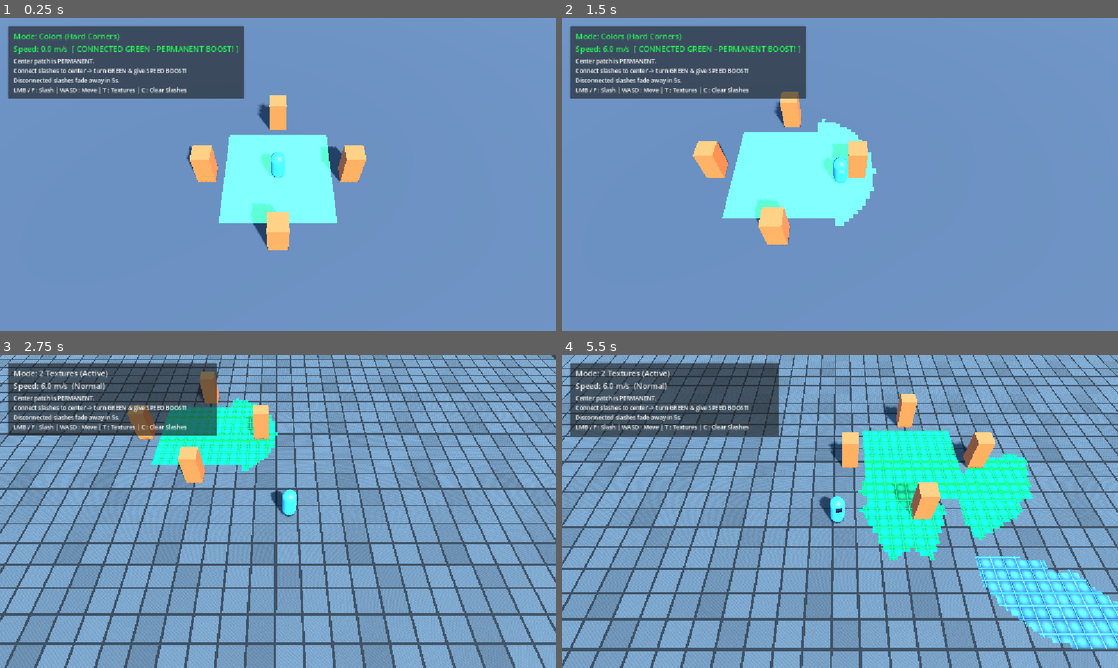
Above: before the commit, frames 1-4 (two rows, left to right).
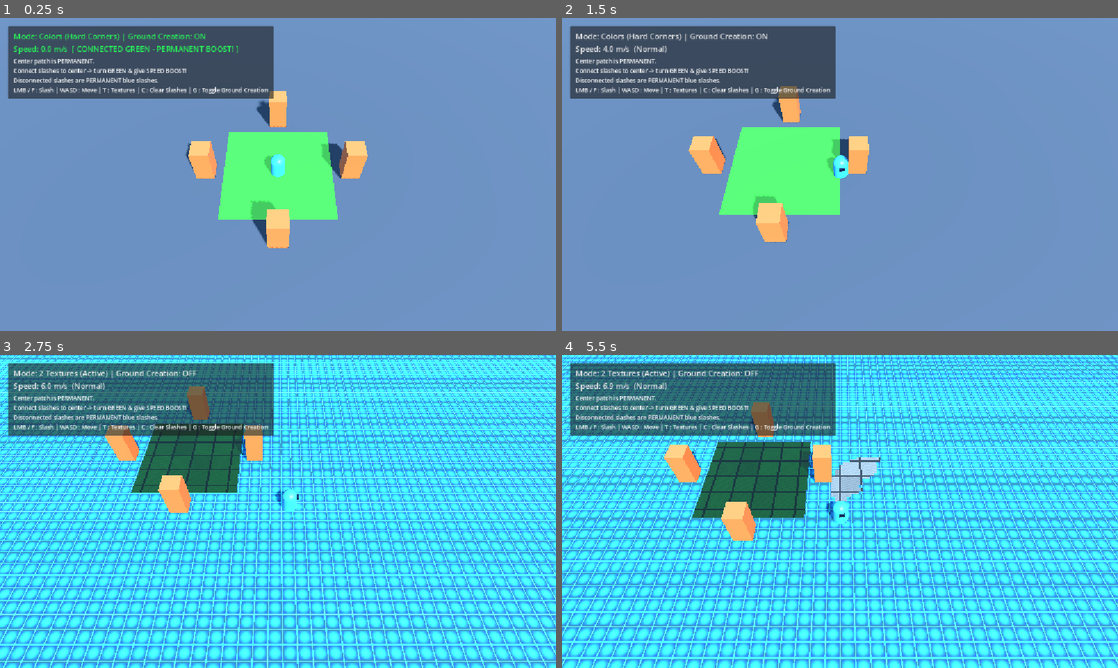
Above: after the commit, the same moments.

Repository: Panthusi/Prototype-Test
Game: Godot game, scene res://scenes/main.tscn
Two runs of this game, one before a commit and one after it. Both use one fixed random seed, a clock stepped at 60 frames per second and the inputs below.
Inputs (mouse positions are in pixels of both pictures, inside the frame that each line leads up to):
- Up to frame 1 (0.25 s): no input
- Up to frame 2 (1.5 s): tap Enter at 0.5 s; move the mouse to (962, 158) at 0.52 s; hold D 0.53-1.28 s; tap G at 0.6, 1.35 s; click (962, 158) at 0.67 s; tap Space at 0.77 s; move the mouse to (728, 190) at 1.27 s; hold S from 1.28 s (still down)
- Up to frame 3 (2.75 s): tap Space at 1.52 s; move the mouse to (333, 442) at 2.02 s; release S at 2.03 s; hold D from 2.03 s (still down); tap T at 2.1 s; tap G at 2.3 s
- Up to frame 4 (5.5 s): move the mouse to (812, 574) at 2.77 s; release D at 2.78 s; hold W 2.78-3.53 s; tap C at 2.85 s; click (812, 574) at 2.92 s; tap Space at 3.02, 3.77, 4.52 s; tap G at 3.05, 3.8, 4.55, 5.1 s; move the mouse to (1006, 558) at 3.52 s; hold A 3.53-5.03 s; tap F at 3.6 s; move the mouse to (673, 464) at 4.27 s; tap J at 4.35 s; move the mouse to (867, 511) at 5.02 s; hold S from 5.03 s (still down); click (867, 511) at 5.17 s

The runs differ from the first frame. In frame 1, 7.8% of the frame differs, in the area x 13-67%, y 2-75%; in frame 2, 9.8%; in frame 3, 99%, in the area x 0-100%, y 0-100%; in frame 4, 98%.

Commit message:
Make disconnected slashes permanent and add enable_ground_creation toggle

Diff:
--- a/scenes/main.tscn
+++ b/scenes/main.tscn
@@ -3,7 +3,9 @@
 [ext_resource type="Script" uid="uid://1cj764yvjntn" path="res://scripts/main.gd" id="1_main"]
 [ext_resource type="PackedScene" uid="uid://v6ar0k53g5nd" path="res://scenes/player.tscn" id="2_player"]
 [ext_resource type="Script" uid="uid://cyxus4jbhoa2o" path="res://scripts/dummy.gd" id="3_dummy"]
+[ext_resource type="Texture2D" uid="uid://dtia4otgccvc0" path="res://textures/ground_slash.png" id="3_tefeu"]
 [ext_resource type="Script" uid="uid://d1r3ircp6714q" path="res://scripts/ground.gd" id="4_ground"]
+[ext_resource type="Texture2D" uid="uid://c7xdi7nefjk5y" path="res://textures/ground_stone.png" id="4_o6xl0"]
 
 [sub_resource type="ProceduralSkyMaterial" id="ProceduralSkyMaterial_1"]
 sky_top_color = Color(0.35, 0.55, 0.85, 1)
@@ -54,14 +56,18 @@
 shadow_enabled = true
 
 [node name="Ground" type="StaticBody3D" parent="." unique_id=1020926910 groups=["ground"]]
+transform = Transform3D(1, 0, 0, 0, 1, 0, 0, 0, 1, 0, -0.5, 0)
 script = ExtResource("4_ground")
+color_slash = Color(0.19825411, 0.75062656, 0.240233, 1)
+color_connected = Color(0.10714432, 0.34461954, 0.11468566, 1)
+texture_base = ExtResource("3_tefeu")
+texture_slash = ExtResource("4_o6xl0")
 
 [node name="CollisionShape3D" type="CollisionShape3D" parent="Ground" unique_id=552041542]
 transform = Transform3D(1, 0, 0, 0, 1, 0, 0, 0, 1, 0, -0.5, 0)
 shape = SubResource("BoxShape3D_ground")
 
 [node name="MeshInstance3D" type="MeshInstance3D" parent="Ground" unique_id=1510327546]
-transform = Transform3D(1, 0, 0, 0, 1, 0, 0, 0, 1, 0, -0.5, 0)
 mesh = SubResource("BoxMesh_ground")
 
 [node name="Player" parent="." unique_id=255245241 instance=ExtResource("2_player")]
--- a/scenes/player.tscn
+++ b/scenes/player.tscn
@@ -27,31 +27,34 @@
 [sub_resource type="BoxShape3D" id="BoxShape3D_hitbox"]
 size = Vector3(4.8, 1.6, 3.8)
 
-[node name="Player" type="CharacterBody3D"]
+[node name="Player" type="CharacterBody3D" unique_id=33474834]
 script = ExtResource("1_player")
+enable_ground_creation = false
+attack_cooldown = 0.5
+attack_lunge_speed = 1.0
+slash_outer_radius = 2.0
 
-[node name="CollisionShape3D" type="CollisionShape3D" parent="."]
+[node name="CollisionShape3D" type="CollisionShape3D" parent="." unique_id=1576691269]
 transform = Transform3D(1, 0, 0, 0, 1, 0, 0, 0, 1, 0, 0.9, 0)
 shape = SubResource("CapsuleShape3D_1")
 
-[node name="MeshInstance3D" type="MeshInstance3D" parent="."]
+[node name="MeshInstance3D" type="MeshInstance3D" parent="." unique_id=1843056293]
 transform = Transform3D(1, 0, 0, 0, 1, 0, 0, 0, 1, 0, 0.9, 0)
 mesh = SubResource("CapsuleMesh_1")
 
-[node name="Visor" type="MeshInstance3D" parent="."]
+[node name="Visor" type="MeshInstance3D" parent="." unique_id=815729949]
 transform = Transform3D(1, 0, 0, 0, 1, 0, 0, 0, 1, 0, 1.35, -0.32)
 mesh = SubResource("BoxMesh_visor")
 
-[node name="SlashHitbox" type="Area3D" parent="."]
+[node name="SlashHitbox" type="Area3D" parent="." unique_id=2023341799]
 transform = Transform3D(1, 0, 0, 0, 1, 0, 0, 0, 1, 0, 0.9, -2.1)
 collision_layer = 0
-collision_mask = 1
 
-[node name="CollisionShape3D" type="CollisionShape3D" parent="SlashHitbox"]
+[node name="CollisionShape3D" type="CollisionShape3D" parent="SlashHitbox" unique_id=494204389]
 shape = SubResource("BoxShape3D_hitbox")
 
-[node name="SlashPivot" type="Node3D" parent="."]
+[node name="SlashPivot" type="Node3D" parent="." unique_id=653569842]
 transform = Transform3D(1, 0, 0, 0, 1, 0, 0, 0, 1, 0, 0.9, 0)
 visible = false
 
-[node name="SlashMesh" type="MeshInstance3D" parent="SlashPivot"]
+[node name="SlashMesh" type="MeshInstance3D" parent="SlashPivot" unique_id=995036170]
--- a/scripts/ground.gd
+++ b/scripts/ground.gd
@@ -15,7 +15,10 @@
 @export var ground_offset: Vector2 = Vector2(0.0, 0.0)
 ## Size of the permanent center patch with hard corners (XZ meters)
 @export var center_patch_size: Vector2 = Vector2(6.0, 6.0)
-## Seconds before an unconnected slash completely fades away
+@export_group("Ground Creation")
+## When enabled, slashes and trails are created on the ground. When disabled, ground creation is ignored.
+@export var enable_ground_creation: bool = true
+## Deprecated / unused: slashes no longer fade or get removed when disconnected
 @export var fade_duration: float = 5.0
 
 @export_group("Colors")
@@ -119,53 +122,9 @@
 	_setup_material()
 
 
-func _process(delta: float) -> void:
-	if _active_cells.is_empty():
-		return
-
-	var to_remove: Array[int] = []
-	var needs_texture_update := false
-	var recheck_connectivity := false
-
-	# Update active cells (timers and fading)
-	for idx in _active_cells.keys():
-		var px := int(idx) % mask_resolution
-		var py := int(float(idx) / float(mask_resolution))
-
-		if _cell_connected[idx] == 1:
-			# Connected to center: Stays energised (GREEN) and permanent as long as connected
-			_cell_timers[idx] = fade_duration
-			# Ensure pixel is green in mask (G = 1.0)
-			var cur_col := mask_image.get_pixel(px, py)
-			if cur_col.g < 0.99 or cur_col.r > 0.01:
-				mask_image.set_pixel(px, py, Color(0.0, 1.0, 0.0, 1.0))
-				needs_texture_update = true
-			continue
-
-		# Disconnected from center: Counts down over fade_duration (5.0s)
-		_cell_timers[idx] -= delta
-		needs_texture_update = true
-
-		if _cell_timers[idx] <= 0.0:
-			_cell_timers[idx] = 0.0
-			to_remove.append(idx)
-			# Cleared to base ground
-			mask_image.set_pixel(px, py, Color(0.0, 0.0, 0.0, 1.0))
-			recheck_connectivity = true
-		else:
-			# Fading disconnected slash (R = timer ratio, G = 0.0)
-			var fade_ratio: float = _cell_timers[idx] / fade_duration
-			mask_image.set_pixel(px, py, Color(fade_ratio, 0.0, 0.0, 1.0))
-
-	for idx in to_remove:
-		_active_cells.erase(idx)
-
-	if recheck_connectivity:
-		_recalculate_connectivity()
-
-	if needs_texture_update:
-		mask_texture.update(mask_image)
-		mask_updated.emit()
+func _process(_delta: float) -> void:
+	# Disconnected slashes are no longer removed; they stay permanent on the ground.
+	pass
 
 
 # ==============================================================================
@@ -324,8 +283,10 @@
 
 ## Paint a crescent slash on the ground.
 ## Slashes connected to the center patch turn GREEN and stay permanent.
-## Unconnected slashes appear cyan and fade away over 5 seconds.
+## Unconnected slashes appear cyan and remain permanent on the ground.
 func paint_slash(origin: Vector3, forward: Vector3, min_r: float = 0.8, max_r: float = 4.2, arc_deg: float = 135.0, _strength: float = 1.0) -> void:
+	if not enable_ground_creation:
+		return
 	if not mask_image or not mask_texture:
 		return
 
@@ -451,9 +412,8 @@
 			# Connected to center: TURN GREEN!
 			mask_image.set_pixel(px, py, Color(0.0, 1.0, 0.0, 1.0))
 		else:
-			# Disconnected: cyan slash with remaining fade timer
-			var fade_ratio: float = _cell_timers[idx] / fade_duration
-			mask_image.set_pixel(px, py, Color(fade_ratio, 0.0, 0.0, 1.0))
+			# Disconnected: permanent cyan slash (full intensity, no fading)
+			mask_image.set_pixel(px, py, Color(1.0, 0.0, 0.0, 1.0))
 
 
 ## Clear all slashed areas outside the permanent center patch
--- a/scripts/main.gd
+++ b/scripts/main.gd
@@ -54,7 +54,7 @@
 
 	_help_label = Label.new()
 	_help_label.add_theme_font_size_override("font_size", 12)
-	_help_label.text = "Center patch is PERMANENT.\nConnect slashes to center -> turn GREEN & give SPEED BOOST!\nDisconnected slashes fade away in 5s.\nLMB / F : Slash | WASD : Move | T : Textures | C : Clear Slashes"
+	_help_label.text = "Center patch is PERMANENT.\nConnect slashes to center -> turn GREEN & give SPEED BOOST!\nDisconnected slashes are PERMANENT blue slashes.\nLMB / F : Slash | WASD : Move | T : Textures | C : Clear Slashes | G : Toggle Ground Creation"
 	vbox.add_child(_help_label)
 
 
@@ -73,7 +73,9 @@
 
 	var spd := player.get_speed()
 	var is_boosted := player.is_boosted()
-	var mode_str := "2 Textures (Active)" if (ground and ground.use_texture_base) else "Colors (Hard Corners)"
+	var creation_str := "ON" if (ground and ground.enable_ground_creation) else "OFF"
+	var base_mode := "2 Textures (Active)" if (ground and ground.use_texture_base) else "Colors (Hard Corners)"
+	var mode_str := "%s | Ground Creation: %s" % [base_mode, creation_str]
 
 	var ground_type := 0
 	if ground and ground.has_method("get_ground_type_at"):
@@ -84,7 +86,7 @@
 			_status_label.text = "Mode: %s\nSpeed: %.1f m/s  [ CONNECTED GREEN - PERMANENT BOOST! ]" % [mode_str, spd]
 			_status_label.modulate = Color(0.15, 0.95, 0.35)
 		else:
-			_status_label.text = "Mode: %s\nSpeed: %.1f m/s  [ BLUE SLASH - BOOST ACTIVE! (FADING) ]" % [mode_str, spd]
+			_status_label.text = "Mode: %s\nSpeed: %.1f m/s  [ BLUE SLASH - BOOST ACTIVE! ]" % [mode_str, spd]
 			_status_label.modulate = Color(0.12, 0.82, 1.0)
 	else:
 		_status_label.text = "Mode: %s\nSpeed: %.1f m/s  (Normal)" % [mode_str, spd]
@@ -116,6 +118,11 @@
 		elif event.keycode == KEY_C:
 			if ground:
 				ground.clear_mask()
+		elif event.keycode == KEY_G:
+			if ground:
+				ground.enable_ground_creation = not ground.enable_ground_creation
+				if player:
+					player.enable_ground_creation = ground.enable_ground_creation
 
 
 func _get_ground_click_position(mouse_pos: Vector2) -> Variant:
--- a/scripts/player.gd
+++ b/scripts/player.gd
@@ -28,6 +28,8 @@
 @export var ground_boost_accel_multiplier: float = 1.5
 ## Optional reference to Ground node (auto-found if not set)
 @export var ground: Node = null
+## Enables or disables creating marks/slashes on the ground during attacks
+@export var enable_ground_creation: bool = true
 
 @export_group("Attack Settings")
 ## Damage dealt by the slash attack
@@ -297,6 +299,8 @@
 
 
 func _paint_ground_slash(forward_dir: Vector3) -> void:
+	if not enable_ground_creation:
+		return
 	if not ground:
 		_find_ground()
 	if ground and ground.has_method("paint_slash"):
--- a/scripts/test_ground_system.gd
+++ b/scripts/test_ground_system.gd
@@ -84,27 +84,42 @@
 	assert(player.is_boosted() == true, "Player on connected slash must receive speed boost")
 
 	# --------------------------------------------------------------------------
-	# Test 4: When blue slash fades away, the buff goes away!
+	# Test 4: Disconnected slashes do NOT get removed and remain permanent!
 	# --------------------------------------------------------------------------
-	print("Test 4 - Simulating 5.1 seconds of fading for blue slash...")
+	print("Test 4 - Verifying disconnected slashes do NOT get removed after 5.1s...")
 	ground._process(5.1)
 
-	var faded_pixel_col = ground.mask_image.get_pixel(pixel_far.x, pixel_far.y)
-	print("Test 4 - Mask pixel color at blue point after 5s: ", faded_pixel_col)
-	assert(faded_pixel_col.r == 0.0, "Blue slash must completely fade away (R = 0.0)")
-
-	# User request: "but when i faded away the buff goes away"
-	assert(ground.is_boosted_at(slashed_far_point) == false, "Speed buff MUST go away when blue slash has faded")
+	var persistent_pixel_col = ground.mask_image.get_pixel(pixel_far.x, pixel_far.y)
+	print("Test 4 - Mask pixel color at blue point after 5s: ", persistent_pixel_col)
+	assert(persistent_pixel_col.r == 1.0, "Blue slash must remain permanently on ground (R = 1.0)")
+	assert(ground.is_boosted_at(slashed_far_point) == true, "Blue slash must still provide speed boost")
 
 	player.global_position = slashed_far_point
 	player._physics_process(0.016)
-	print("Test 4 - Player on faded ground is_boosted: ", player.is_boosted(), " Effective speed: ", player.get_effective_max_speed())
-	assert(player.is_boosted() == false, "Player must NOT be boosted once blue ground has faded away")
-	assert(is_equal_approx(player.get_effective_max_speed(), player.speed), "Player speed must return to base speed")
+	print("Test 4 - Player on persistent blue ground is_boosted: ", player.is_boosted(), " Effective speed: ", player.get_effective_max_speed())
+	assert(player.is_boosted() == true, "Player must remain boosted on persistent blue ground")
 
 	# Center patch and connected green remain intact and boosted!
 	assert(ground.is_boosted_at(Vector3(0, 0, 0)) == true, "Center patch must stay permanent forever")
 	assert(ground.is_boosted_at(connected_point) == true, "Connected green trail must stay intact and boosted")
 
-	print("--- ALL BLUE / GREEN BOOST TESTS PASSED SUCCESSFULLY! ---")
+	# --------------------------------------------------------------------------
+	# Test 5: enable_ground_creation boolean toggles ground painting
+	# --------------------------------------------------------------------------
+	print("Test 5 - Testing enable_ground_creation boolean...")
+	var test_creation_point = Vector3(-18, 0, -18)
+	var test_slash_center = test_creation_point + Vector3(0, 0, -2.0)
+	assert(ground.is_boosted_at(test_slash_center) == false, "Test creation point should not be boosted initially")
+
+	# Disable ground creation
+	ground.enable_ground_creation = false
+	ground.paint_slash(test_creation_point, Vector3(0, 0, -1), 0.8, 4.0, 135.0)
+	assert(ground.is_boosted_at(test_slash_center) == false, "Slash must NOT be created when enable_ground_creation is false")
+
+	# Re-enable ground creation
+	ground.enable_ground_creation = true
+	ground.paint_slash(test_creation_point, Vector3(0, 0, -1), 0.8, 4.0, 135.0)
+	assert(ground.is_boosted_at(test_slash_center) == true, "Slash MUST be created when enable_ground_creation is true")
+
+	print("--- ALL TESTS (PERMANENT SLASHES & CREATION TOGGLE) PASSED SUCCESSFULLY! ---")
 	quit(0)
Not shown: 1 places in scenes/player.tscn that only renumber resources
